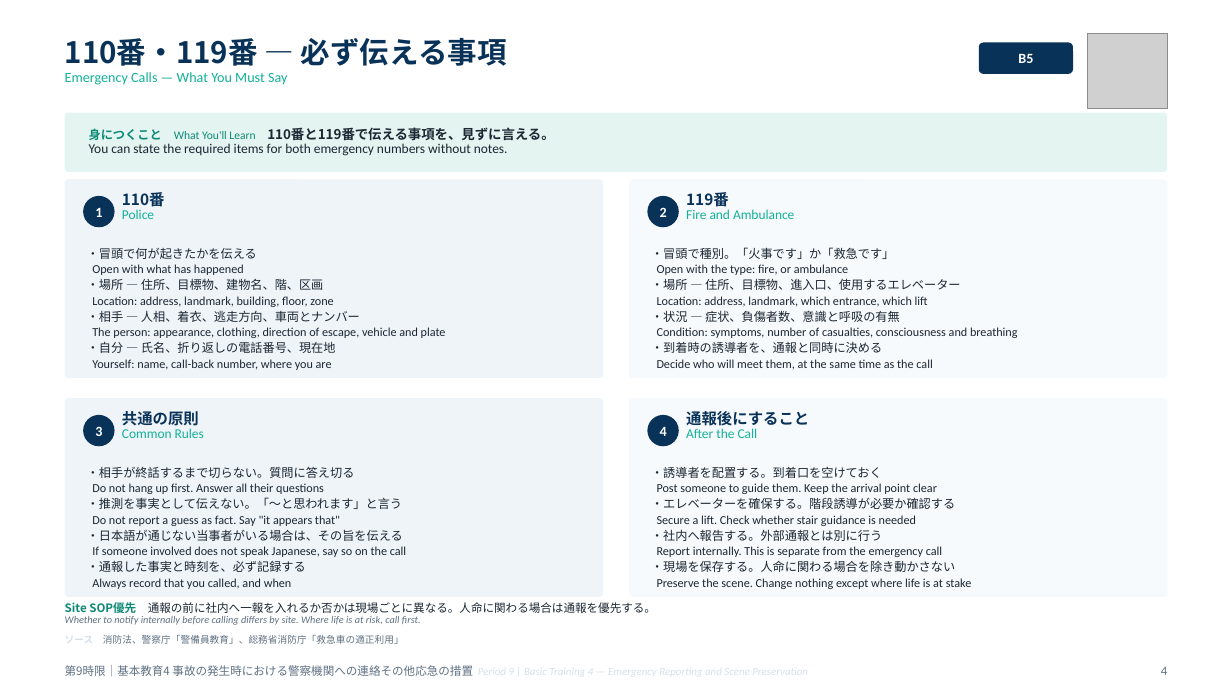
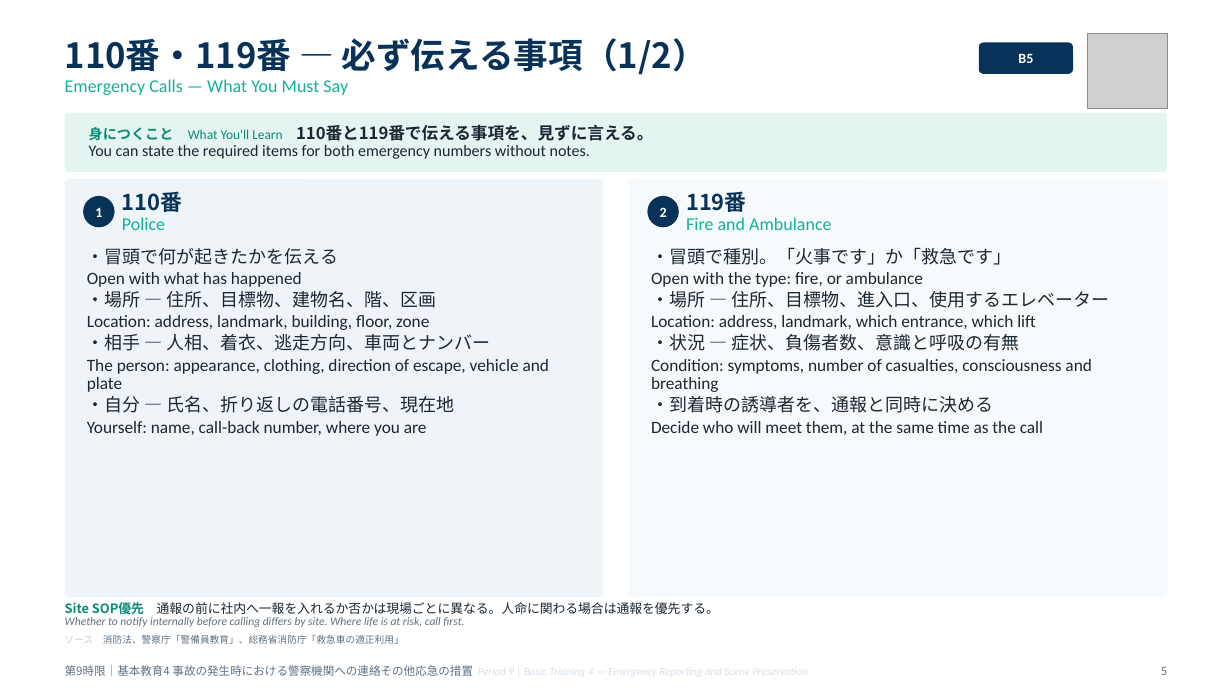
Before and after one commit to hrsmhiroshi-cpu/Training-, a slide deck: slide 5 of decks/05_9限_通報と現場保存.pptx (slide 4 before the commit). Drawn at 1232x693 pixels with LibreOffice and Linux fonts; fonts in the diff are those of the drawing; grey boxes stand for pictures. Boxes give left, top, right and bottom in pixels: in the first picture for what was removed or moved away, otherwise in the second. Text is boxed around its words. In the diff, an @@ line names an element or a change of style, - is before the commit and + after.

```diff
--- a/decks/05_9限_通報と現場保存.pptx
+++ b/decks/05_9限_通報と現場保存.pptx
@@ text at (x1=65, y1=38, x2=707, y2=75): text changed; size 23 to 27 pt @@
-110番・119番 ― 必ず伝える事項
+110番・119番 ― 必ず伝える事項（1/2）
@@ text at (x1=65, y1=79, x2=348, y2=95): size 11 to 14 pt in "Emergency Calls — What You Must Say" @@
@@ text "身につくこと What You'll Learn 110番と119番で伝える事項を、見ずに言える。" at (x1=89, y1=124, x2=653, y2=159): size 9.5 to 11 pt in "身につくこと"; size 9 to 10.5 pt in "What You'll Learn"; size 10.5 to 13 pt in "110番と119番で伝える事項を、見ずに言える。"; size 10.5 to 12.5 pt in "You can state the required items for ..." @@
@@ rounded rectangle resized from (x1=65, y1=179, x2=604, y2=378) to (x1=65, y1=179, x2=604, y2=597) @@
@@ rounded rectangle at (x1=65, y1=179, x2=604, y2=597): proportions changed @@
@@ rounded rectangle at (x1=629, y1=179, x2=1168, y2=597): proportions changed @@
@@ rounded rectangle resized from (x1=629, y1=179, x2=1168, y2=378) to (x1=629, y1=179, x2=1168, y2=597) @@
@@ text "110番" at (x1=122, y1=191, x2=183, y2=230): size 12 to 17 pt in "110番"; size 10.5 to 14 pt in "Police" @@
@@ text "119番" at (x1=686, y1=191, x2=831, y2=230): size 12 to 17 pt in "119番"; size 10.5 to 14 pt in "Fire and Ambulance" @@
@@ text "・冒頭で何が起きたかを伝える" at (x1=87, y1=248, x2=549, y2=436): size 9.5 to 14 pt in "・冒頭で何が起きたかを伝える", "・場所 ― 住所、目標物、建物名、階、区画", "・相手 ― 人相、着衣、逃走方向、車両とナンバー", "・自分 ― 氏名、折り返しの電話番号、現在地"; size 9.5 to 13.5 pt in "Open with what has happened", "Location: address, landmark, building, floor, zone", "The person: appearance, clothing, direction of escape, ...", "Yourself: name, call-back number, where you are" @@
@@ text "・冒頭で種別。「火事です」か「救急です」" at (x1=651, y1=247, x2=1109, y2=435): size 9.5 to 14 pt in "・冒頭で種別。「火事です」か「救急です」", "・場所 ― 住所、目標物、進入口、使用するエレベーター", "・状況 ― 症状、負傷者数、意識と呼吸の有無", "・到着時の誘導者を、通報と同時に決める"; size 9.5 to 13.5 pt in "Open with the type: fire, or ambulance", "Location: address, landmark, which entrance, which lift", "Condition: symptoms, number of casualties, consciousness and ...", "Decide who will meet them, at the ..." @@
@@ rounded rectangle removed at (x1=65, y1=398, x2=604, y2=597) @@
@@ ellipse removed at (x1=83, y1=415, x2=115, y2=446) @@
@@ text removed at (x1=122, y1=411, x2=204, y2=438) @@
-共通の原則
-Common Rules
@@ rounded rectangle removed at (x1=629, y1=398, x2=1168, y2=597) @@
@@ ellipse removed at (x1=648, y1=415, x2=679, y2=446) @@
@@ text removed at (x1=686, y1=411, x2=809, y2=438) @@
-通報後にすること
-After the Call
@@ text removed at (x1=95, y1=426, x2=102, y2=436) @@
-3
@@ text removed at (x1=660, y1=427, x2=667, y2=436) @@
-4
@@ text removed at (x1=87, y1=467, x2=406, y2=589) @@
-・相手が終話するまで切らない。質問に答え切る
-Do not hang up first. Answer all their questions
-・推測を事実として伝えない。「〜と思われます」と言う
-Do not report a guess as fact. Say "it appears that"
-・日本語が通じない当事者がいる場合は、その旨を伝える
-If someone involved does not speak Japanese, say so on the call
-・通報した事実と時刻を、必ず記録する
-Always record that you called, and when
@@ text removed at (x1=651, y1=467, x2=972, y2=589) @@
-・誘導者を配置する。到着口を空けておく
-Post someone to guide them. Keep the arrival point clear
-・エレベーターを確保する。階段誘導が必要か確認する
-Secure a lift. Check whether stair guidance is needed
-・社内へ報告する。外部通報とは別に行う
-Report internally. This is separate from the emergency call
-・現場を保存する。人命に関わる場合を除き動かさない
-Preserve the scene. Change nothing except where life is at stake
@@ text "Site SOP優先 通報の前に社内へ一報を入れるか否かは現場ごとに異なる。人命に関わる場合は通報を優先する。" at (x1=65, y1=602, x2=719, y2=627): size 9 to 10 pt in "Site SOP優先 通報の前に社内へ一報を入れるか否かは現場ごとに異なる。人命に関わる場合は通報を優先する。"; size 8 to 9 pt in "Whether to notify internally before calling differs ..." @@
@@ text at (x1=1161, y1=667, x2=1167, y2=675): text changed @@
-4
+5
```
Also in this commit, not shown: 8 other slides changed, 4 slides added, 7 other files.
